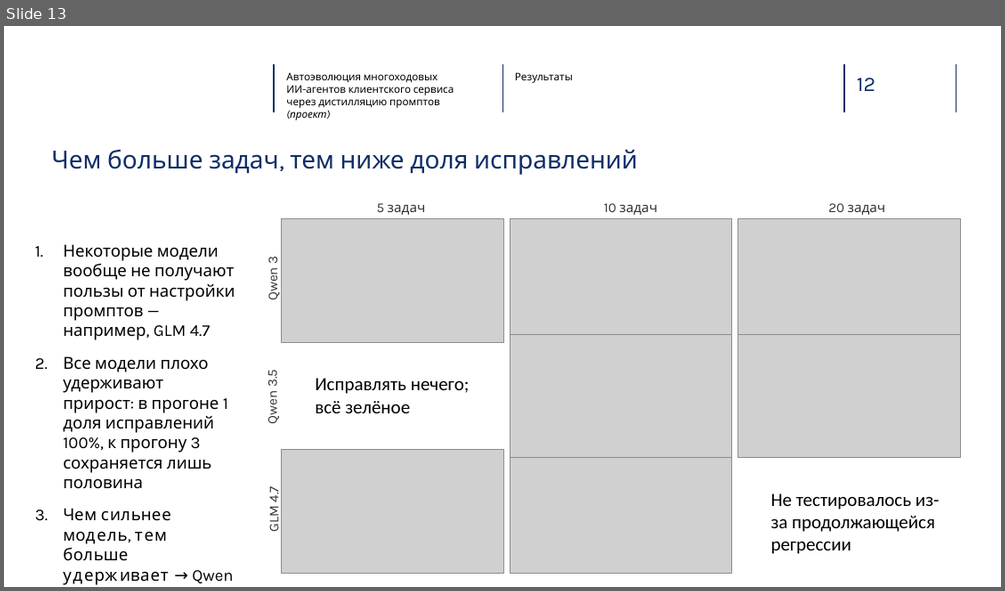
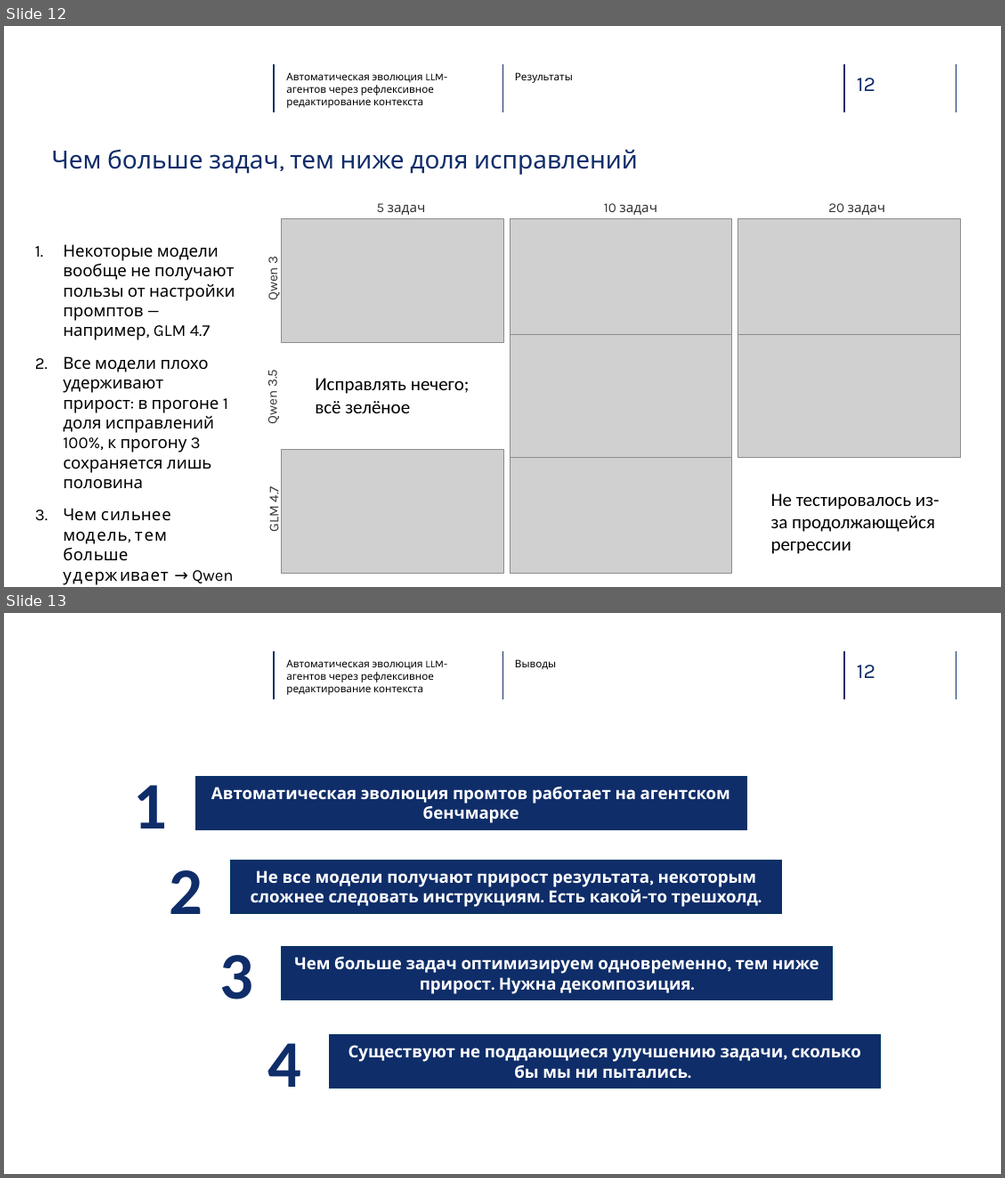
Before and after one commit to glebdementev/tau-evo, a slide deck: slides/defense_ru.pptx. Shown one above the other, each under a label of ours: slide 13 before the commit, slides 12 and 13 after it. The pictures are 1005x591 and 1005x1178 pixels, drawn with LibreOffice and Linux fonts; fonts in the diff are those of the drawing; grey boxes stand for pictures; background and template pictures are left out. Boxes give left, top, right and bottom in pixels: in the first picture for what was removed or moved away, otherwise in the second. Text is boxed around its words. In the diff, an @@ line names an element or a change of style, - is before the commit and + after.

```diff
--- a/slides/defense_ru.pptx
+++ b/slides/defense_ru.pptx
@@ slide 13 added at bbox=[4, 613, 1001, 1174], background #FFFFFF @@
@@ line added from (274, 651) to (274, 699), #102D69 1 pt @@
@@ text added at bbox=[286, 659, 447, 695], 10 pt, text #000000 @@
+Автоматическая эволюция LLM-агентов через рефлексивное редактирование контекста
@@ line added from (502, 651) to (502, 699), #102D69 1 pt @@
@@ text added at bbox=[515, 659, 556, 669], 10 pt, text #000000 @@
+Выводы
@@ line added from (844, 651) to (844, 699), #102D69 1 pt @@
@@ text added at bbox=[857, 665, 875, 678], 20 pt, text #102D69 @@
+12
@@ line added from (956, 651) to (956, 699), #102D69 1 pt @@
@@ text added at bbox=[134, 785, 168, 828], 64 pt, text #0F2D69, bold @@
+1
@@ rounded rectangle added at bbox=[195, 776, 745, 829], fill #0F2D69, outline #003663 1 pt, 16 pt, text #FFFFFF, bold @@
+Автоматическая эволюция промтов работает на агентском бенчмарке
@@ text added at bbox=[169, 870, 202, 914], 64 pt, text #0F2D69, bold @@
+2
@@ rounded rectangle added at bbox=[231, 860, 781, 913], fill #0F2D69, outline #003663 1 pt, 16 pt, text #FFFFFF, bold @@
+Не все модели получают прирост результата, некоторым сложнее следовать инструкциям. Есть какой-то трешхолд.
@@ text added at bbox=[219, 955, 253, 999], 64 pt, text #0F2D69, bold @@
+3
@@ rounded rectangle added at bbox=[282, 947, 832, 999], fill #0F2D69, outline #003663 1 pt, 16 pt, text #FFFFFF, bold @@
+Чем больше задач оптимизируем одновременно, тем ниже прирост. Нужна декомпозиция.
@@ rounded rectangle added at bbox=[330, 1035, 881, 1088], fill #0F2D69, outline #003663 1 pt, 16 pt, text #FFFFFF, bold @@
+Существуют не поддающиеся улучшению задачи, сколько бы мы ни пытались.
@@ text added at bbox=[267, 1043, 301, 1086], 64 pt, text #0F2D69, bold @@
+4
@@ what was slide 13 is now slide 12 @@
@@ slide 12 changed as well @@
@@ text at bbox=[286, 72, 447, 108]: text changed @@
-Автоэволюция многоходовых
-ИИ-агентов клиентского сервиса через дистилляцию промптов (проект)
+Автоматическая эволюция LLM-агентов через рефлексивное редактирование контекста
```
Also in this commit, not shown: 12 other slides changed, 1 other slide added, 3 slides removed, 2 other files.
